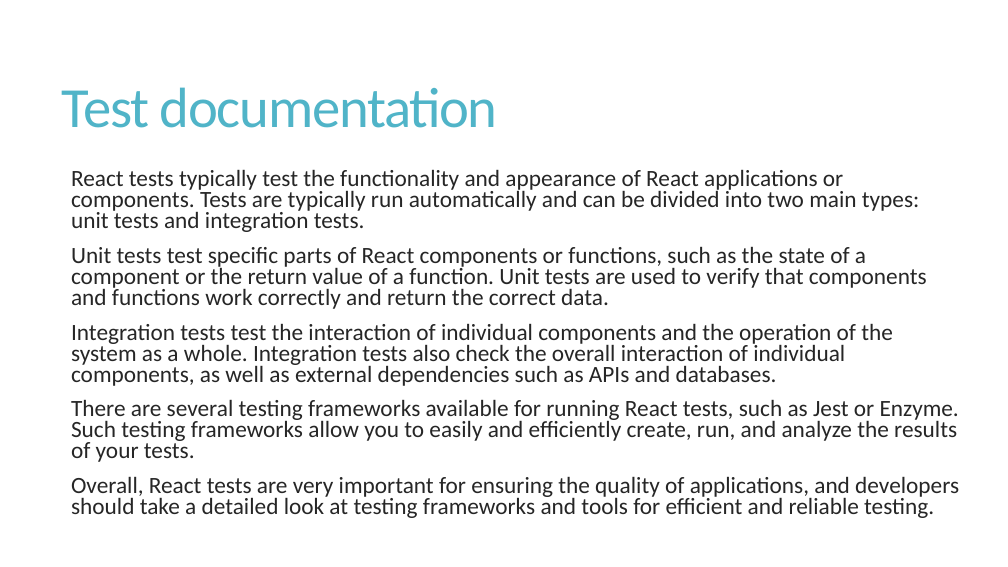
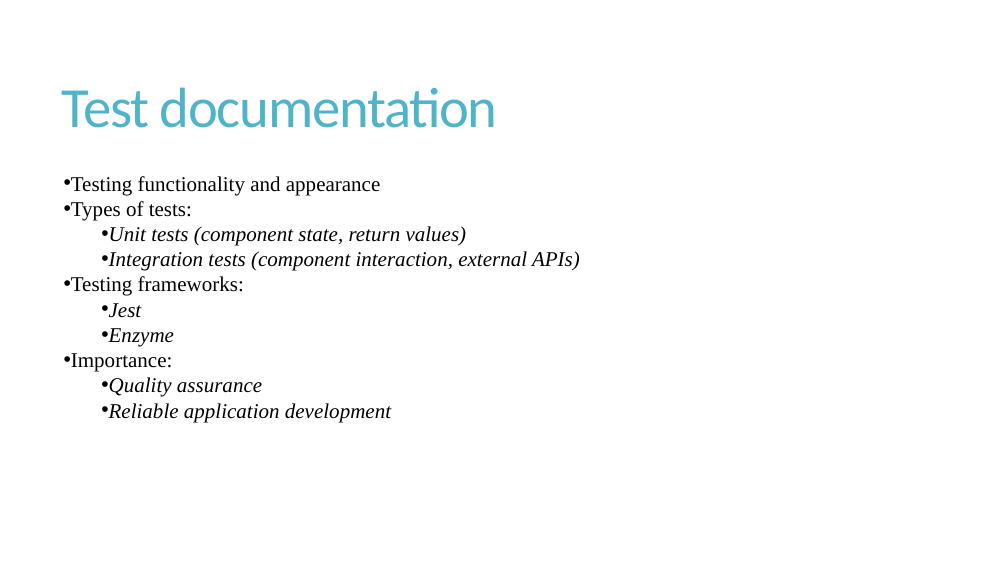
Before and after one commit to Racoonzz/car_shop, a slide deck: slide 25 of CarShoptprezentáció.pptx. Drawn at 1008x567 pixels with LibreOffice and Linux fonts; fonts in the diff are those of the drawing. Boxes give left, top, right and bottom in pixels: in the first picture for what was removed or moved away, otherwise in the second. Text is boxed around its words. In the diff, an @@ line names an element or a change of style, - is before the commit and + after.

```diff
--- a/CarShoptprezentáció.pptx
+++ b/CarShoptprezentáció.pptx
@@ text at (71,176,580,422): text changed; size 22.2 to 20 pt; font Calibri to Times New Roman; text colour #262626 to #000000; italic on @@
-  React tests typically test the functionality and appearance of React applications or components. Tests are typically run automatically and can be divided into two main types: unit tests and integration tests.
-  Unit tests test specific parts of React components or functions, such as the state of a component or the return value of a function. Unit tests are used to verify that components and functions work correctly and return the correct data.
-  Integration tests test the interaction of individual components and the operation of the system as a whole. Integration tests also check the overall interaction of individual components, as well as external dependencies such as APIs and databases.
-  There are several testing frameworks available for running React tests, such as Jest or Enzyme. Such testing frameworks allow you to easily and efficiently create, run, and analyze the results of your tests.
-  Overall, React tests are very important for ensuring the quality of applications, and developers should take a detailed look at testing frameworks and tools for efficient and reliable testing.
+• Testing functionality and appearance
+• Types of tests:
+    • Unit tests (component state, return values)
+    • Integration tests (component interaction, external APIs)
+• Testing frameworks:
+    • Jest
+    • Enzyme
+• Importance:
+    • Quality assurance
+    • Reliable application development
```
Also in this commit, not shown: 16 other slides changed, 1 other file.
